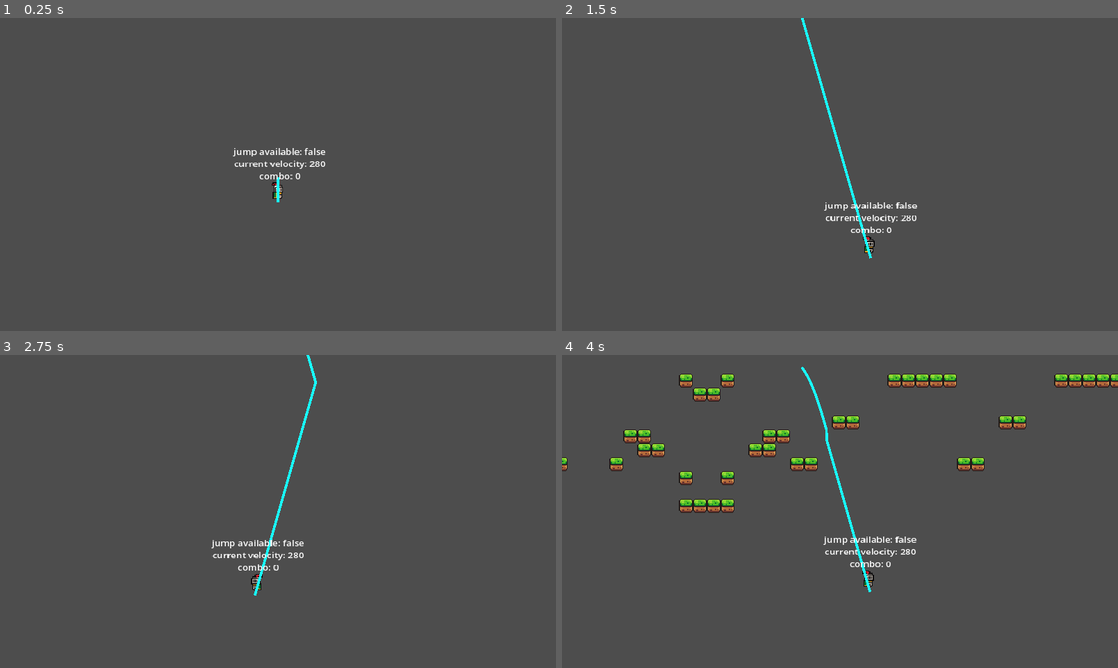
Above: before the commit, frames 1-4 (two rows, left to right).
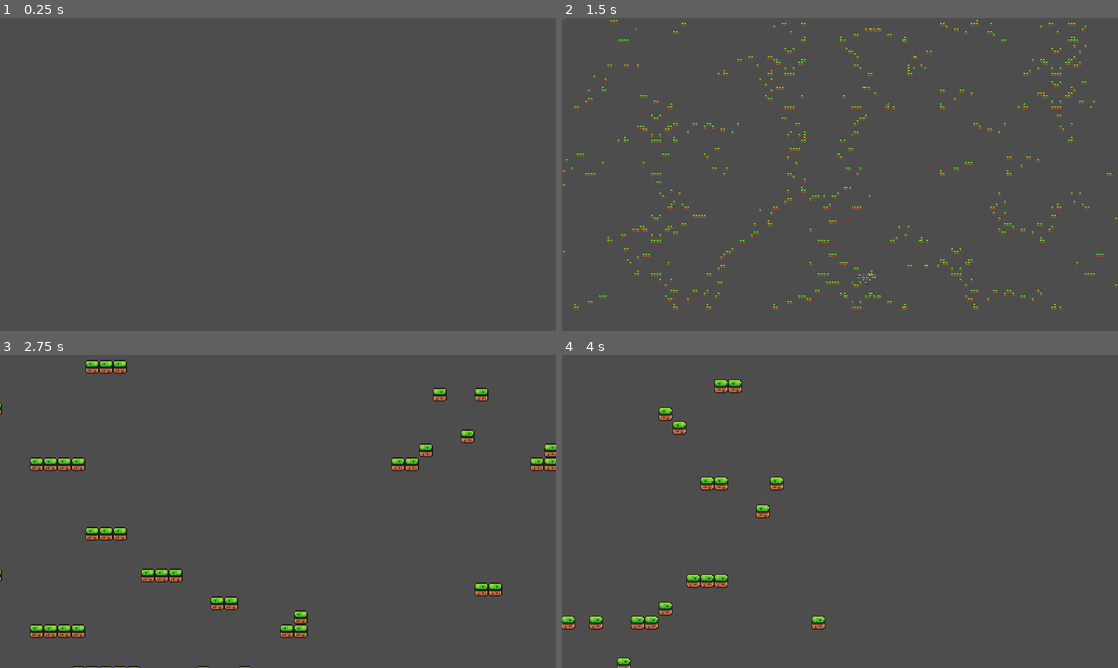
Above: after the commit, the same moments.

Repository: danielvogelsang/project-daydream
Game: Godot game, scene res://scenes/level/level/level.tscn
Same seed, same stepped clock (60 frames per second), same inputs: the game is played once before the commit and once after it.
Inputs:
- Up to frame 1 (0.25 s): no input
- Up to frame 2 (1.5 s): hold D (right) from 0.53 s (still down); tap M (camera_toggle, bound only after the commit) at 0.6, 1.35 s; tap Space (jump) at 0.77 s
- Up to frame 3 (2.75 s): tap Space (jump) at 1.52 s; release D (right) at 2.03 s; hold A (left) from 2.03 s (still down); tap M (camera_toggle, bound only after the commit) at 2.1 s
- Up to frame 4 (4 s): release A (left) at 2.78 s; hold D (right) from 2.78 s (still down); tap M (camera_toggle, bound only after the commit) at 2.85, 3.6 s; tap Space (jump) at 3.02, 3.77 s

The runs differ from the first frame. In frame 1, 0.5% of the frame differs, in the area x 41-59%, y 41-59%; in frame 2, 3.9%; in frame 3, 4.4%; in frame 4, 6.5%, in the area x 0-100%, y 3-100%.

Commit message:
wait with player instantiation after generation of level. its possible to press 'm' to see the whole generated level

Diff:
--- a/project.godot
+++ b/project.godot
@@ -54,6 +54,11 @@
 "events": [Object(InputEventKey,"resource_local_to_scene":false,"resource_name":"","device":-1,"window_id":0,"alt_press …(192 unchanged characters)…
 ]
 }
+camera_toggle={
+"deadzone": 0.5,
+"events": [Object(InputEventKey,"resource_local_to_scene":false,"resource_name":"","device":-1,"window_id":0,"alt_pressed":false,"shift_pressed":false,"ctrl_pressed":false,"meta_pressed":false,"pressed":false,"keycode":0,"physical_keycode":77,"key_label":0,"unicode":109,"location":0,"echo":false,"script":null)
+]
+}
 
 [physics]
 
--- a/scenes/level/level/camera/Camera2D.gd
+++ b/scenes/level/level/camera/Camera2D.gd
@@ -1,16 +1,47 @@
 extends Camera2D
 
-@onready var player = $"../Player"
+
 var player_position
-# Called when the node enters the scene tree for the first time.
-func _ready():
-	player_position = player.position
-	position.x = player_position.x
-	position.y = player_position.y
+enum camera_mode {
+	PLAYER,
+	MAP,
+	LOADING
+}
+var current_mode = camera_mode.LOADING
+var center_of_map = Vector2()
+var starting_position = Vector2(0,0)
 
+func switch_camera(current_camera_mode):
+	match current_camera_mode:
+		camera_mode.PLAYER:
+			current_mode = camera_mode.MAP
+		camera_mode.MAP:
+			current_mode = camera_mode.PLAYER
 
-# Called every frame. 'delta' is the elapsed time since the previous frame.
-func _process(delta):
+func follow_player(delta):
+	var player = $"../Player"
 	player_position = player.position
 	position.y = lerp (position.y, player_position.y + 3, 4 * delta)
 	position.x = lerp (position.x, player_position.x, 2.6 * delta)
+	zoom.x = move_toward(zoom.x, 3, 0.4)
+	zoom.y = move_toward(zoom.y, 3, 0.4)
+
+func move_to_map_center():
+	position.x = move_toward(position.x, center_of_map.x, 100)
+	position.y = move_toward(position.y, center_of_map.y, 100)
+	print(position.x)
+	print(position.y)
+	zoom.x = move_toward(zoom.x, 0.15, 0.4)
+	zoom.y = move_toward(zoom.y, 0.15, 0.4)
+
+func _ready():
+	position = starting_position
+# Called every frame. 'delta' is the elapsed time since the previous frame.
+func _process(delta):
+	match current_mode:
+		camera_mode.PLAYER:
+			follow_player(delta)
+		camera_mode.MAP:
+			move_to_map_center()
+	if Input.is_action_just_pressed("camera_toggle"):
+		switch_camera(current_mode)
--- a/scenes/level/level/level.gd
+++ b/scenes/level/level/level.gd
@@ -1,17 +1,17 @@
 extends Node2D
 
 #@onready var tilemap = $TileMapLayer
-@onready var player = $Player
+@onready var player_scene = preload("res://scenes/player/player.tscn")
 @onready var camera = $Camera2D
 @onready var level_generator = $Level_generator
-@export var max_y = 1000
-
+@export var max_y = 250
+var player
 var x_generation_distance = 50
 var x_spacing = 3
 var y_spacing = 4
 var starting_x
 var starting_y
-
+var level_size = Vector2()
 #func generate_level():
 	#for i in 100:
 		#if i == 50:
@@ -32,14 +32,31 @@
 	camera.position.x = player.position.x
 	camera.position.y = player.position.y
 
+func _on_generation_done():
+	inst_player()
+func inst_player():
+	var instance = player_scene.instantiate()
+	instance.name = "Player"
+	player = instance
+	reset_player()
+	add_child(instance)
+	camera.player_position = instance.position
+	camera.current_mode = camera.camera_mode.PLAYER
+
+
 # Called when the node enters the scene tree for the first time.
 func _ready() -> void:
 	#generate_level()
-	starting_x = level_generator.size.x * 0.5 * 192
+	level_size.x = level_generator.size.x * 192
+	level_size.y = level_generator.size.y * 192
+	starting_x = (level_generator.size.x * 0.5 * 192) + 96
 	starting_y = 0
+	camera.center_of_map.x = level_size.x * 0.5
+	camera.center_of_map.y = level_size.y * -0.5
 	pass
 
 # Called every frame. 'delta' is the elapsed time since the previous frame.
 func _process(delta: float) -> void:
-	if player.position.y > max_y:
-		reset_player()
+	if has_node("Player"):
+		if player.position.y > max_y:
+			reset_player()
--- a/scenes/level/level/level.tscn
+++ b/scenes/level/level/level.tscn
@@ -1,17 +1,13 @@
-[gd_scene load_steps=5 format=3 uid="uid://decnrykxi7yyn"]
+[gd_scene load_steps=4 format=3 uid="uid://decnrykxi7yyn"]
 
 [ext_resource type="Script" path="res://scenes/level/level/level.gd" id="1_8kisy"]
-[ext_resource type="PackedScene" uid="uid://biq2l3gqa8yie" path="res://scenes/player/player.tscn" id="2_fk4d0"]
 [ext_resource type="Script" path="res://scenes/level/level/camera/Camera2D.gd" id="3_mujxj"]
 [ext_resource type="PackedScene" uid="uid://c4ocgxp343yfd" path="res://scenes/level/level_generator/level_generator.tscn" id="4_jexix"]
 
 [node name="Level" type="Node2D"]
 script = ExtResource("1_8kisy")
 
-[node name="Player" parent="." instance=ExtResource("2_fk4d0")]
-
 [node name="Camera2D" type="Camera2D" parent="."]
-visible = false
 position = Vector2(200, 2.08165e-12)
 zoom = Vector2(3, 3)
 process_callback = 0
--- /dev/null
+++ b/scenes/level/level_generator/debug_text/debug_text.gd
@@ -0,0 +1,10 @@
+extends Label
+
+# Called when the node enters the scene tree for the first time.
+func _ready() -> void:
+	pass # Replace with function body.
+
+
+# Called every frame. 'delta' is the elapsed time since the previous frame.
+func _process(delta: float) -> void:
+	pass
--- /dev/null
+++ b/scenes/level/level_generator/debug_text/debug_text.tscn
@@ -0,0 +1,12 @@
+[gd_scene load_steps=2 format=3 uid="uid://m4oc108ydjy3"]
+
+[ext_resource type="Script" path="res://scenes/level/level_generator/debug_text/debug_text.gd" id="1_g6qv6"]
+
+[node name="DebugText" type="Label"]
+anchors_preset = -1
+anchor_right = 0.145
+anchor_bottom = 0.085
+offset_right = -278.4
+offset_bottom = -91.8
+scale = Vector2(0.3, 0.3)
+script = ExtResource("1_g6qv6")
--- a/scenes/level/level_generator/level_generator.gd
+++ b/scenes/level/level_generator/level_generator.gd
@@ -412,6 +412,7 @@
 var meshes
 var all_tiles  = {
 }
+signal generation_done
 
 func create_all_prototypes_dictionary():
 	for i in range(1,32):
@@ -437,8 +438,6 @@
 			#print(x,y,prototype["tile"])
 			for tile in prototype:
 				print(x,y,tile)
-				if tile == "tile_31":
-					continue
 				var instance = load(prototype[tile]["tile"]).instantiate()
 				if prototype[tile]["rotation_y"]:
 					instance.scale.x *= -1
@@ -446,7 +445,15 @@
 				instance.position.y -= y * 192
 				instance.position.x += x * 192
 				add_child(instance)
+				#var debug_text = load("res://scenes/level/level_generator/debug_text/debug_text.tscn").instantiate()
+				#debug_text.text = JSON.stringify(tile)
+				#if instance.scale.x == -1:
+					#debug_text.scale.x *= -1
+				#debug_text.position.x += x + 96
+				#debug_text.position.y -= y - 96
+				#instance.add_child(debug_text)
 	print("WF fertig!")
+	generation_done.emit()
 
 func iterate_when_not_collapsed():
 	while not wfc.is_collapsed():
@@ -455,6 +462,7 @@
 	visualize_wave_function()
 
 func _ready() -> void:
+	generation_done.connect(get_parent()._on_generation_done)
 	create_all_prototypes_dictionary()
 	var instance_wfc = wfc.initialize(size, all_tiles)
 	#add_child(instance_wfc)
--- a/scenes/level/level_generator/wave_function_model.gd
+++ b/scenes/level/level_generator/wave_function_model.gd
@@ -56,17 +56,27 @@
 func collapse_at(coords: Vector2):
 	var keys = wave_function[coords.y][coords.x].keys()
 	#print(wave_function[coords.y][coords.x])
+	#if keys.size() == 0:
+		#return
+	#else:
 	var random_key = keys[randi() % keys.size()]
 	for tile in wave_function[coords.y][coords.x].keys():
 		if tile == random_key:
 			continue
 		else:
 			wave_function[coords.y][coords.x].erase(tile)
-	print(random_key)
+	#print(random_key)
 	#print("collapse at " + str(wave_function[coords.y][coords.x]))
 	#valid_directions(coords)
 	#propagate(coords)
-
+func first_collapse(coords: Vector2):
+	var keys = wave_function[coords.y][coords.x].keys()
+	var first_key = "tile_19"
+	for tile in wave_function[coords.y][coords.x].keys():
+		if tile == first_key:
+			continue
+		else:
+			wave_function[coords.y][coords.x].erase(tile)
 
 func get_possibilities(_coords):
 	var module = wave_function[_coords.y][_coords.x]
@@ -74,7 +84,7 @@
 		return [0]
 		print("collapsed already")
 	else:
-		print(wave_function[_coords.y][_coords.x].keys())
+		#print(wave_function[_coords.y][_coords.x].keys())
 		return(wave_function[_coords.y][_coords.x].keys())
 
 func valid_directions(_coords):
@@ -160,7 +170,7 @@
 							if !list_of_neighbours.has(new_tile):
 								list_of_neighbours.append(new_tile)
 
-	print("Die Liste der potentiellen Nachbarn ist: ", list_of_neighbours)
+	#print("Die Liste der potentiellen Nachbarn ist: ", list_of_neighbours)
 	return list_of_neighbours
 
 func is_collapsed():
@@ -170,10 +180,11 @@
 	var coords
 	if first_iteration == false:
 		coords = get_min_entropy_coords()
+		await collapse_at(coords)
 	else:
-		coords = Vector2((size.x * 0.5), 0)
+		coords = Vector2(((size.x * 0.5)), 0)
 		first_iteration = false
-	await collapse_at(coords)
+		await first_collapse(coords)
 	#print(wave_function[coords.y][coords.x].keys())
 	propagate(coords)
 	if check_collapse_status():
@@ -183,16 +194,19 @@
 func constrain(_coords, tile_name):
 	var module = wave_function[_coords.y][_coords.x]
 	module.erase(tile_name)
-	print("cut ", tile_name)
+	#print("cut ", tile_name)
 
 func propagate(_coords):
 	stack.append(_coords)
 	while len(stack) > 0:
 		var cur_coords = stack.pop_back()
-		print("new", cur_coords)
+		stack.shuffle()
+		if !stack.is_empty():
+			cur_coords = stack[0]
+		#print("new", cur_coords)
 		for d in valid_directions(cur_coords):
 			var other_coords = cur_coords + d
-			print(d,other_coords)
+			#print(d,other_coords)
 			var other_possible_prototypes = get_possibilities(other_coords).duplicate()
 			var possible_neighbours = get_possible_neighbours(cur_coords, d).duplicate()
 			#print("other_prototypes are", other_possible_prototypes)
@@ -205,8 +219,13 @@
 				if not other_prototype in possible_neighbours:
 					constrain(other_coords, other_prototype)
 					var module = wave_function[other_coords.y][other_coords.x]
-					if module.keys() == []:
+					if module.keys().is_empty():
 						module["tile_31"] = all_prototypes["tile_31"].duplicate()
+						stack.erase(other_coords)
 						continue
-					if not other_coords in stack:
-						stack.append(other_coords)
+						if not other_coords in stack:
+							stack.append(other_coords)
+
+			#if !wave_function[other_coords.y][other_coords.x].keys() == ["tile_31"]:
+				#if not other_coords in stack:
+						#stack.append(other_coords)
--- a/scenes/player/player.tscn
+++ b/scenes/player/player.tscn
@@ -349,6 +349,7 @@
 vertical_alignment = 1
 
 [node name="Trail" type="Line2D" parent="."]
+visible = false
 top_level = true
 position = Vector2(0, 12)
 width = 3.0
